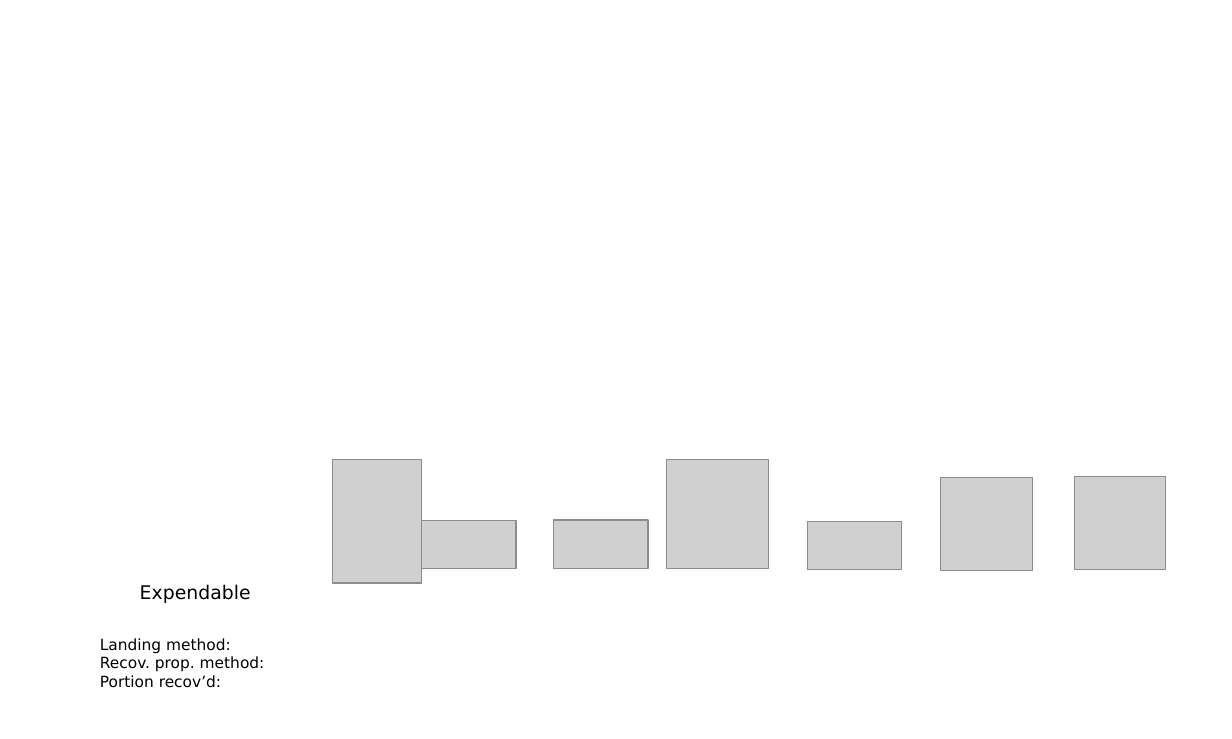
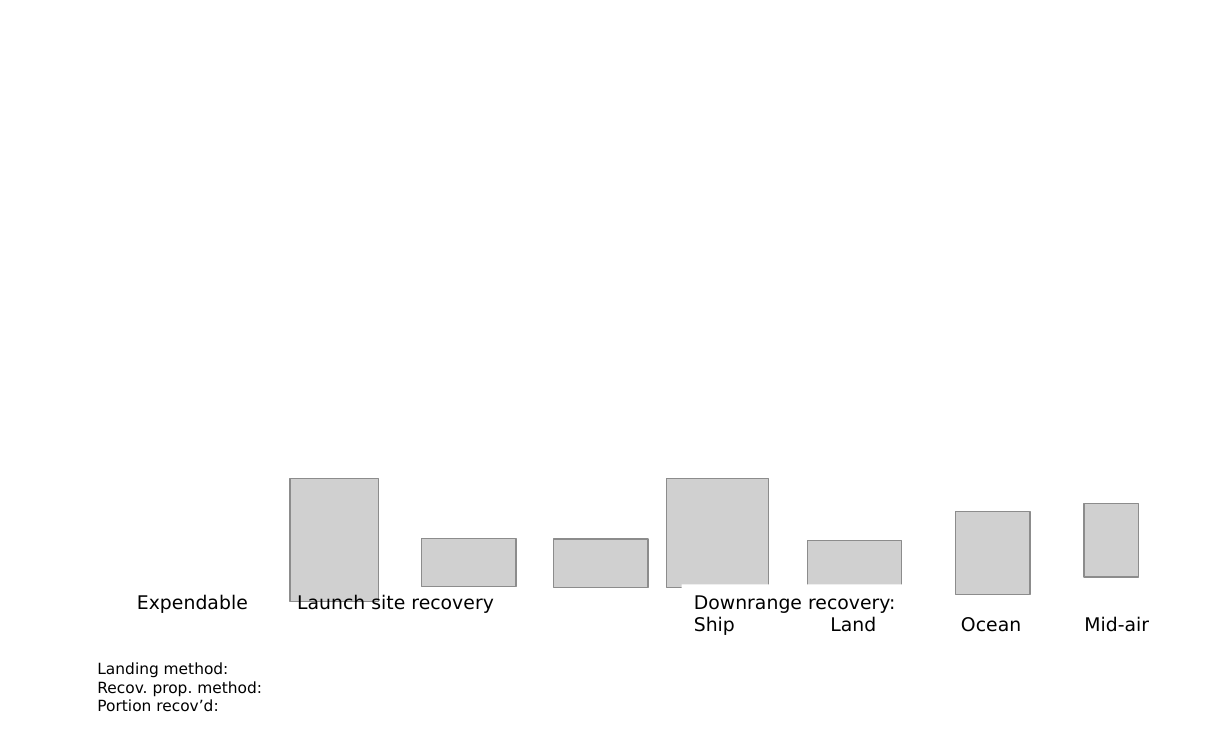
Before and after one commit to mvernacc/lvreuse, a slide deck: slide 3 of paper/figures/strategy_perf_annotated.pptx. Drawn at 1232x739 pixels with LibreOffice and Linux fonts; fonts in the diff are those of the drawing; grey boxes stand for pictures; background and template pictures are left out. Boxes give left, top, right and bottom in pixels: in the first picture for what was removed or moved away, otherwise in the second. Text is boxed around its words. In the diff, an @@ line names an element or a change of style, - is before the commit and + after.

```diff
--- a/paper/figures/strategy_perf_annotated.pptx
+++ b/paper/figures/strategy_perf_annotated.pptx
@@ picture: place and size @@
-picture at (333, 460, 421, 583)
+picture at (290, 479, 378, 602)
@@ picture removed at (941, 478, 1032, 572) @@
@@ picture removed at (1074, 477, 1165, 570) @@
@@ picture: place and size @@
-picture at (421, 521, 516, 569)
+picture at (421, 538, 516, 586)
@@ group added at (297, 504, 1149, 635): 2 pictures, 2 texts @@
+Downrange recovery:
+Ship Land Ocean Mid-air
+Launch site recovery
@@ 3 pictures: place and size @@
-3 pictures at (554, 460, 902, 569)
+3 pictures at (554, 479, 902, 589)
@@ text "Expendable": place and size @@
-text "Expendable" at (140, 584, 251, 603)
+text "Expendable" at (137, 594, 248, 613)
@@ text "Landing method:": place and size @@
-text "Landing method:" at (100, 638, 265, 688)
+text "Landing method:" at (97, 662, 262, 712)
```
Also in this commit, not shown: 3 other slides changed, 21 other files.
